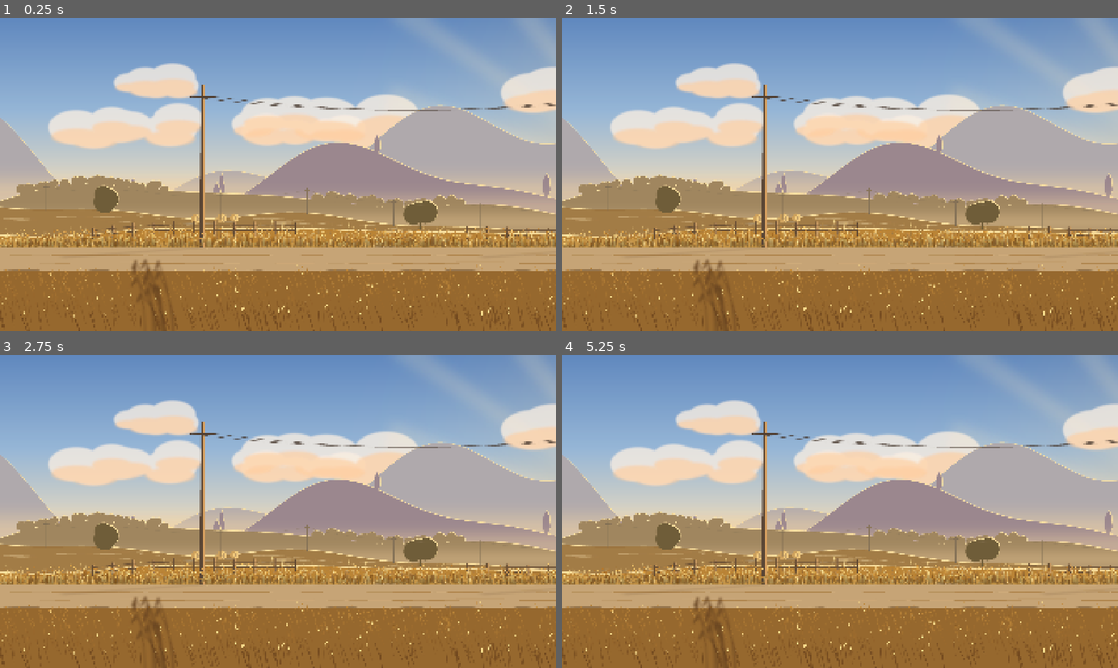
Above: before the commit, frames 1-4 (two rows, left to right).
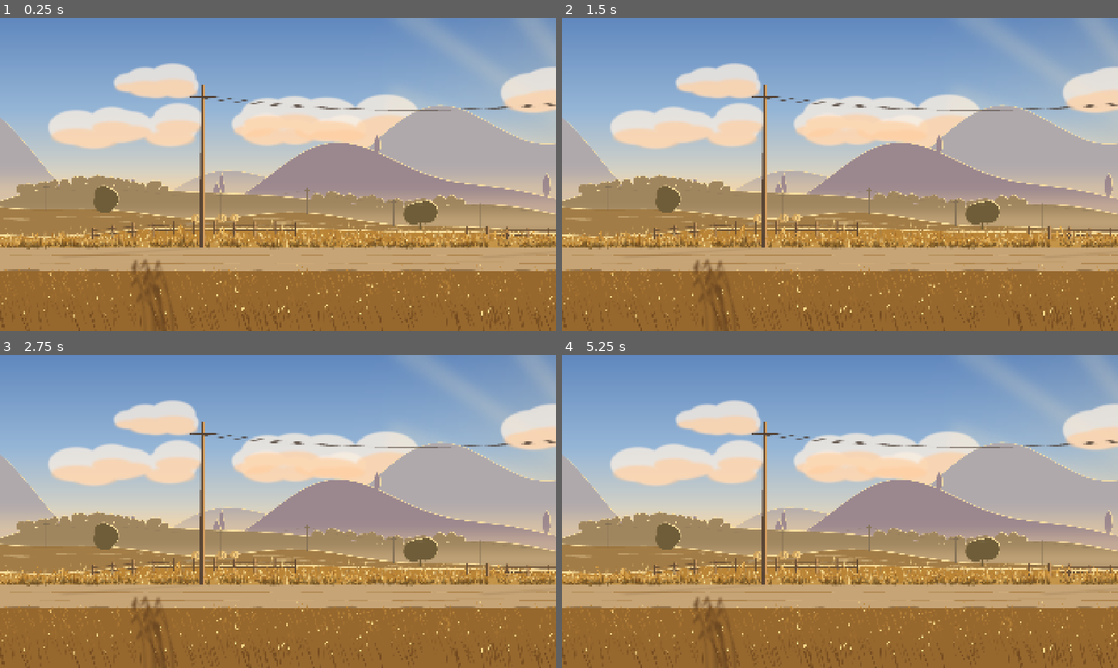
Above: after the commit, the same moments.

Repository: 1jealy/the-way-back
Game: Godot game, scene res://scenes/places/field.tscn
The game is run twice, just before and just after one commit, with the same random seed, the same clock (stepped at 60 frames per second) and the same inputs. This scene is started directly instead of the project's main scene. Sound files missing from this copy of the repository are replaced by a short silence.
Inputs (mouse positions are in pixels of both pictures, inside the frame that each line leads up to):
- Up to frame 1 (0.25 s): no input
- Up to frame 2 (1.5 s): move the mouse to (962, 158) at 0.52 s; hold D (move_right) 0.53-1.28 s; hold F (ask_dog) 0.53-1.28 s; click (962, 158) at 0.67 s; move the mouse to (728, 190) at 1.27 s; hold A (move_left) from 1.28 s (still down); tap E (interact) at 1.35 s
- Up to frame 3 (2.75 s): move the mouse to (333, 442) at 2.02 s; release A (move_left) at 2.03 s; hold D (move_right) from 2.03 s (still down); hold F (ask_dog) from 2.03 s (still down)
- Up to frame 4 (5.25 s): move the mouse to (812, 574) at 2.77 s; release F (ask_dog) at 2.78 s; tap E (interact) at 2.85, 4.35 s; click (812, 574) at 2.92 s; move the mouse to (1006, 558) at 3.52 s; release D (move_right) at 3.53 s; hold F (ask_dog) 3.53-4.28 s; hold A (move_left) from 3.53 s (still down); move the mouse to (673, 464) at 4.27 s; move the mouse to (867, 511) at 5.02 s; hold F (ask_dog) from 5.03 s (still down); click (867, 511) at 5.17 s

The runs differ from the first frame. In frame 1, 2.3% of the frame differs, in the area x 0-100%, y 66-74%; in frame 2, 2.3%; in frame 3, 2.3%; in frame 4, 2.3%.

Commit message:
풀숲: 포기로 모아 심고 이삭 줄기 섞기, 헤치기는 구멍 없이 비켜 눕기 (#142)
- 풀잎을 고르게 깔던 것을 포기(다발)로 모아 부채꼴로 벌어지게 심는다.
  이삭 달린 줄기를 섞고, 끝은 해빛에 밝게. 앞 겹은 어둡고 성긴 실루엣.
- 헤치기: 하윤 둘레가 통째로 비던 것을 가우스로 비켜 눕게(구멍 없음),
  지나간 자리는 출렁이며 돌아온다(player_vel). 휨은 끝이 내려오게(늘어나지 않게).

Co-Authored-By: Claude Opus 5.5 <noreply@anthropic.com>
Claude-Session: https://claude.ai/code/session_01J4uuBjb9dFExxEE8Rhw3pJ

Diff:
--- a/scenes/places/field.tscn
+++ b/scenes/places/field.tscn
@@ -221,18 +221,18 @@
 position = Vector2(3900, 810)
 script = ExtResource("grass_script")
 length = 3350.0
-density = 120.0
+density = 85.0
 front_ratio = 0.4
 back_z = -1
 front_z = 3
 back_root = Vector2(-14, 4)
 front_root = Vector2(70, 210)
 height = Vector2(130, 250)
-blade_width = Vector2(6, 11)
+blade_width = Vector2(5, 9)
 taper = 450.0
 clear_spots = PackedFloat32Array(5340)
 clear_half = 100.0
 sway_px = 12.0
-push_radius = 130.0
-push_px = 85.0
+push_radius = 110.0
+push_px = 46.0
 seed_text = "tall"
--- a/scripts/game/grass_field.gd
+++ b/scripts/game/grass_field.gd
@@ -1,14 +1,16 @@
 class_name GrassField
 extends Node2D
-## 바람에 흔들리는 풀잎(#142). 장면표 2 "하윤이 지나가면 들풀이 갈라진다".
-## 풀잎 한 장 한 장을 MultiMesh로 그리고 shaders/grass.gdshader가 흔든다. 하윤 가까이 있는 풀은
-## 하윤에게서 바깥으로 휘었다가 하윤이 지나가면 돌아온다. 뒤 겹(back_z, 하윤 뒤)과 앞 겹(front_z, 하윤 앞)
-## 두 겹이라 키 큰 풀숲에서는 하윤이 허리까지 파묻힌다. 2-3 날아간 지도(MapChase)가 날아갈 때 풀이 크게 눕는다.
+## 바람에 흔들리는 풀(#142). 장면표 2 "하윤이 지나가면 들풀이 갈라진다".
+## 풀잎을 한 장씩 MultiMesh로 그리고 shaders/grass.gdshader가 흔든다. 풀잎은 고르게 깔지 않고 포기(다발)로 모아
+## 부채꼴로 벌어지게 심고, 그 사이에 이삭 달린 줄기(stalk)를 섞는다. 끝은 해빛에 밝다(배경의 밝은 테와 같은 빛).
+## 하윤이 지나가면 가까운 풀이 하윤에게서 비켜 눕고, 지나간 뒤에는 출렁이며 돌아온다(구멍이 뚫리지 않게 휘기만).
+## 뒤 겹(back_z, 하윤 뒤)과 앞 겹(front_z, 하윤 앞, 어둡고 성긴 실루엣) 두 겹이라 키 큰 풀숲에서는 하윤이 파묻힌다.
+## 2-3 날아간 지도(MapChase)가 날아갈 때 풀이 크게 눕는다.
 ## 장소 씬에 B가 놓는다(Grass_<장면>_<이름>). 원점은 풀숲 왼쪽 끝 땅 위(y = 810). 담당: B(연출, 바람 셰이더).
 
 ## 풀숲 길이(px, 원점에서 오른쪽으로).
 @export var length: float = 2000.0
-## 100px에 풀잎 몇 장.
+## 100px에 풀잎 몇 장(이삭 줄기는 따로 stalk_ratio만큼 더).
 @export var density: float = 60.0
 ## 앞 겹 비율(0 = 모두 하윤 뒤).
 @export_range(0.0, 1.0) var front_ratio: float = 0.0
@@ -20,26 +22,36 @@
 ## 풀잎 키·폭(px).
 @export var height: Vector2 = Vector2(30.0, 80.0)
 @export var blade_width: Vector2 = Vector2(4.0, 7.0)
-## 끝 쪽 키를 양 끝에서 줄이는 구간(px). 풀숲이 갑자기 끝나 보이지 않게.
+## 한 포기의 풀잎 수.
+@export var clump: Vector2i = Vector2i(5, 11)
+## 풀잎 수에 대한 이삭 줄기 비율.
+@export var stalk_ratio: float = 0.12
+## 양 끝에서 키를 줄이는 구간(px). 풀숲이 갑자기 끝나 보이지 않게.
 @export var taper: float = 300.0
-## 풀잎 색(뿌리는 더 어둡게 칠한다). 하나씩 골라 조금씩 흔든다.
+## 풀잎 색(뿌리는 어둡고 끝은 밝게 칠한다). 하나씩 골라 조금씩 흔든다. 배경 가까운 밭(near)의 들풀 색과 같은 계열.
 @export var colors: PackedColorArray = PackedColorArray([
-	Color(0.78, 0.55, 0.24), Color(0.86, 0.64, 0.3), Color(0.72, 0.5, 0.22), Color(0.93, 0.76, 0.42)])
-## 앞 겹 색에 곱한다(가까워서 조금 어둡다).
-@export var front_tint: Color = Color(0.82, 0.76, 0.7)
-## 앞 겹을 비우는 자리(전역 x)와 반폭. 땅에 놓인 물건(방패연)이 가려지지 않게.
+	Color(0.73, 0.52, 0.21), Color(0.8, 0.58, 0.25), Color(0.68, 0.47, 0.2), Color(0.88, 0.68, 0.34)])
+## 앞 겹 색에 곱한다(가까워서 어두운 실루엣. 배경의 흐린 앞 층 들풀과 같게).
+@export var front_tint: Color = Color(0.66, 0.52, 0.42)
+## 앞 겹 밀도에 곱한다(성기게 — 사이로 하윤이 보이게).
+@export var front_sparse: float = 0.85
+## 앞 겹을 비우는 자리(전역 x)와 반폭. 땅에 놓인 물건(연)이 가려지지 않게.
 @export var clear_spots: PackedFloat32Array = PackedFloat32Array()
 @export var clear_half: float = 90.0
 @export var sway_px: float = 9.0
 @export var push_radius: float = 120.0
-@export var push_px: float = 70.0
+@export var push_px: float = 40.0
 @export var seed_text: String = "grass"
 
 var back: MultiMeshInstance2D
 var front: MultiMeshInstance2D
+var back_stalks: MultiMeshInstance2D
+var front_stalks: MultiMeshInstance2D
 var gust: float = 0.0
 var _mat: ShaderMaterial
 var _gust_tween: Tween
+var _player_vel: float = 0.0
+var _last_player_x: float = NAN
 
 
 func _ready() -> void:
@@ -53,8 +65,11 @@
 	rng.seed = hash(seed_text)
 	var total := int(length / 100.0 * density)
 	var n_front := int(total * front_ratio)
-	back = _build("Back", total - n_front, back_z, back_root, Color.WHITE, rng, false)
-	front = _build("Front", n_front, front_z, front_root, front_tint, rng, true)
+	var n_back := total - n_front
+	back = _build("Back", _blade_mesh(), n_back, back_z, back_root, Color.WHITE, rng, false, 1.0)
+	front = _build("Front", _blade_mesh(), n_front, front_z, front_root, front_tint, rng, true, 1.0)
+	back_stalks = _build("BackStalks", _stalk_mesh(), int(n_back * stalk_ratio), back_z, back_root, Color.WHITE, rng, false, 1.15)
+	front_stalks = _build("FrontStalks", _stalk_mesh(), int(n_front * stalk_ratio), front_z, front_root, front_tint, rng, true, 1.15)
 	_connect_wind.call_deferred()
 
 
@@ -65,32 +80,50 @@
 			mc.blown_away.connect(blow)
 
 
-func _build(node_name: String, count: int, z: int, root: Vector2, tint: Color,
-		rng: RandomNumberGenerator, is_front: bool) -> MultiMeshInstance2D:
+## count장을 포기로 모아 심는다. 포기 가운데가 키가 크고, 바깥 잎일수록 부채꼴로 벌어진다.
+func _build(node_name: String, mesh: Mesh, count: int, z: int, root: Vector2, tint: Color,
+		rng: RandomNumberGenerator, is_front: bool, tall: float) -> MultiMeshInstance2D:
 	var mm := MultiMesh.new()
 	mm.transform_format = MultiMesh.TRANSFORM_2D
 	mm.use_colors = true
 	mm.use_custom_data = true
-	mm.mesh = _blade_mesh()
-	var items: Array = []
-	var tries := 0
-	while items.size() < count and tries < count * 3:
-		tries += 1
-		var x := rng.randf() * length
-		if is_front and _cleared(global_position.x + x):
+	mm.mesh = mesh
+	var want := count
+	if is_front:
+		want = int(count * front_sparse)
+	var blades: Array = []  # [x, y, h, wd, lean]
+	var guard := 0
+	while blades.size() < want and guard < want * 4:
+		guard += 1
+		var cx := rng.randf() * length
+		if is_front and _cleared(global_position.x + cx):
 			continue
-		items.append(x)
-	mm.instance_count = items.size()
-	for i in items.size():
-		var x: float = items[i]
-		var edge := clampf(minf(x, length - x) / maxf(taper, 1.0), 0.0, 1.0)
-		var h := rng.randf_range(height.x, height.y) * lerpf(0.35, 1.0, edge)
-		var wd := rng.randf_range(blade_width.x, blade_width.y)
-		var y := rng.randf_range(root.x, root.y)
-		var t := Transform2D(Vector2(wd, 0.0), Vector2(0.0, h), Vector2(x, y))
-		mm.set_instance_transform_2d(i, t)
+		var edge := clampf(minf(cx, length - cx) / maxf(taper, 1.0), 0.0, 1.0)
+		var tallest := rng.randf_range(height.x, height.y) * lerpf(0.35, 1.0, edge) * tall
+		var cy := rng.randf_range(root.x, root.y)
+		var n := rng.randi_range(clump.x, clump.y)
+		for k in n:
+			if blades.size() >= want:
+				break
+			var u := rng.randf_range(-1.0, 1.0)  # -1 왼쪽 바깥 잎 … 1 오른쪽 바깥 잎
+			var x := cx + u * 12.0 + rng.randf_range(-3.0, 3.0)
+			if is_front and _cleared(global_position.x + x):
+				continue
+			var h := tallest * lerpf(1.0, 0.55, absf(u)) * rng.randf_range(0.85, 1.05)
+			var lean := u * h * rng.randf_range(0.25, 0.45)  # 부채꼴로 벌어진다(끝이 이만큼 옆으로)
+			blades.append([x, cy + rng.randf_range(-3.0, 3.0), h, rng.randf_range(blade_width.x, blade_width.y), lean])
+	mm.instance_count = blades.size()
+	for i in blades.size():
+		var b: Array = blades[i]
+		var x: float = b[0]
+		var y: float = b[1]
+		var h: float = b[2]
+		var wd: float = b[3]
+		var lean: float = b[4]
+		# 풀잎 메시는 키 1(위가 -y), 폭 1. y축에 기울기(-lean)를 넣으면 끝이 lean만큼 옆으로 간다.
+		mm.set_instance_transform_2d(i, Transform2D(Vector2(wd, 0.0), Vector2(-lean, h), Vector2(x, y)))
 		var c: Color = colors[rng.randi() % colors.size()]
-		c = c.lightened(rng.randf_range(-0.08, 0.1)) * tint
+		c = c.lightened(rng.randf_range(-0.06, 0.08)) * tint
 		c.a = 1.0
 		mm.set_instance_color(i, c)
 		mm.set_instance_custom_data(i, Color(x, floorf(wd * 10.0) + rng.randf() * 0.999, h, y))
@@ -111,22 +144,35 @@
 	return false
 
 
-## 풀잎 한 장: 키 1, 폭 1. 뿌리(0,0)에서 위(-y)로 가늘어지며 살짝 휜다. 뿌리는 어둡고 투명하게(땅에 녹게), 끝은 밝다.
+## 풀잎 한 장: 키 1, 폭 1. 뿌리(0,0)에서 위(-y)로 가늘어지며 살짝 휜다.
+## 색: 뿌리는 어둡고 투명하게(땅에 녹게), 위로 갈수록 밝고, 끝은 해빛에 더 밝다.
 static func _blade_mesh() -> ArrayMesh:
+	return _strip_mesh(func(t: float) -> float: return 0.5 * (1.0 - t * 0.94), 7)
+
+
+## 이삭 줄기: 가는 줄기 끝에 길쭉한 이삭이 달린다.
+static func _stalk_mesh() -> ArrayMesh:
+	return _strip_mesh(func(t: float) -> float:
+		if t < 0.72:
+			return 0.16
+		var u := (t - 0.72) / 0.28
+		return 0.16 + 0.5 * sin(u * PI) * (1.0 - u * 0.4), 10)
+
+
+static func _strip_mesh(half_width: Callable, seg: int) -> ArrayMesh:
 	var verts := PackedVector2Array()
 	var uvs := PackedVector2Array()
 	var cols := PackedColorArray()
 	var idx := PackedInt32Array()
-	var seg := 6
 	for i in seg + 1:
 		var t := float(i) / seg  # 0 = 뿌리
-		var half := 0.5 * (1.0 - t * 0.92)
-		var cx := -0.9 * t * t  # 끝이 왼쪽으로 조금 휜다(폭 단위)
-		var shade := lerpf(0.55, 1.08, t)
+		var half: float = half_width.call(t)
+		var cx := -0.6 * t * t  # 끝이 왼쪽으로 조금 휜다(폭 단위)
+		var shade := lerpf(0.5, 1.0, smoothstep(0.0, 0.7, t)) + smoothstep(0.75, 1.0, t) * 0.28
 		for side in [-1.0, 1.0]:
 			verts.append(Vector2(cx + side * half, -t))
 			uvs.append(Vector2(0.5 + side * 0.5, 1.0 - t))
-			cols.append(Color(shade, shade, shade, smoothstep(0.0, 0.3, t)))  # 뿌리는 땅에 녹는다
+			cols.append(Color(shade, shade, shade, smoothstep(0.0, 0.3, t)))
 	for i in seg:
 		var a := i * 2
 		idx.append_array([a, a + 1, a + 2, a + 1, a + 3, a + 2])
@@ -141,12 +187,18 @@
 	return mesh
 
 
-func _process(_delta: float) -> void:
+func _process(delta: float) -> void:
 	_mat.set_shader_parameter("origin", global_position)
 	_mat.set_shader_parameter("gust", gust)
 	var player := get_tree().get_first_node_in_group("player") as Node2D
 	if player:
+		var px := player.global_position.x
+		if not is_nan(_last_player_x) and delta > 0.0:
+			var v := clampf((px - _last_player_x) / delta, -600.0, 600.0)
+			_player_vel = lerpf(_player_vel, v, minf(1.0, delta * 6.0))
+		_last_player_x = px
 		_mat.set_shader_parameter("player_pos", player.global_position)
+		_mat.set_shader_parameter("player_vel", _player_vel)
 
 
 ## 센 바람 한 번: 풀이 크게 눕었다가 천천히 일어난다.
--- a/shaders/grass.gdshader
+++ b/shaders/grass.gdshader
@@ -2,17 +2,20 @@
 // 풀잎 한 장(GrassField의 MultiMesh 인스턴스, #142). UV.y: 0 = 끝, 1 = 뿌리.
 // INSTANCE_CUSTOM: r = 뿌리 x(노드 기준), g = 폭(px)×10의 정수부 + 흔들림 위상(소수부), b = 키(px), a = 뿌리 y(노드 기준).
 // VERTEX는 인스턴스 변환(폭·키로 늘이기) 전의 풀잎 좌표(키 1, 폭 1)라, 픽셀로 구한 휨을 폭·키로 나눠 더한다.
-// 바람은 왼쪽으로 분다(그림의 풀도 왼쪽으로 눕는다). 하윤 가까이 있는 풀은 하윤에게서 바깥으로 휜다.
+// 끝이 옆으로 가는 만큼 내려와 풀잎이 늘어나지 않고 휘어 보인다.
+// 바람은 왼쪽으로 분다(그림의 풀도 왼쪽으로 눕는다). 하윤 가까이 있는 풀은 하윤에게서 비켜 눕고,
+// 지나간 자리는 출렁이며 돌아온다(player_vel이 있을 때 하윤 뒤쪽).
 
 uniform vec2 origin = vec2(0.0);          // 노드의 전역 자리
 uniform float sway_px = 9.0;              // 평소 끝이 흔들리는 폭(키 120px 기준)
-uniform float lean_px = 10.0;             // 늘 왼쪽으로 기운 정도
+uniform float lean_px = 9.0;              // 늘 왼쪽으로 기운 정도
 uniform float gust = 0.0;                 // 0~1 센 바람(게임이 올렸다 내린다)
 uniform float wave_speed = 240.0;         // 바람 물결이 왼쪽으로 지나가는 빠르기(px/초)
 uniform float wave_len = 1100.0;
 uniform vec2 player_pos = vec2(-100000.0, 0.0);
+uniform float player_vel = 0.0;           // 하윤이 걷는 빠르기(px/초, 부호는 방향)
 uniform float push_radius = 120.0;
-uniform float push_px = 70.0;
+uniform float push_px = 40.0;
 
 void vertex() {
 	float bend = pow(1.0 - UV.y, 1.7);
@@ -23,12 +26,22 @@
 	float k = h / 120.0;
 	float sway = sin(TIME * 1.9 + phase + wx * 0.004) * 0.65 + sin(TIME * 0.8 + wx * 0.0017) * 0.35;
 	float wave = smoothstep(0.35, 1.0, sin((wx + TIME * wave_speed) * 6.2832 / wave_len));
-	float dx = (sway * sway_px - lean_px * (1.0 + wave * 1.6 + gust * 3.5)) * bend * k;
-	// 하윤이 헤친다: 뿌리가 하윤 발 가까이(가로·세로) 있으면 바깥으로 휘고 조금 눌린다.
+	float tip = (sway * sway_px - lean_px * (1.0 + wave * 1.6 + gust * 3.5)) * k;
+	// 하윤이 헤친다: 가까울수록 크게 비켜 눕는다(가우스 — 가운데가 비지 않게).
 	float d = wx - player_pos.x;
-	float near = 1.0 - smoothstep(push_radius * 0.25, push_radius, abs(d));
+	float rel = d / push_radius;
+	float near = exp(-rel * rel * 2.2);
 	near *= 1.0 - smoothstep(130.0, 220.0, abs(origin.y + INSTANCE_CUSTOM.a - player_pos.y));
-	dx += sign(d) * near * push_px * bend * min(k, 1.6);
+	float side = d / (abs(d) + 18.0);  // 바로 앞의 풀은 덜 갈라진다
+	tip += side * near * push_px * min(k, 1.8);
+	// 지나간 자리: 하윤 뒤쪽 풀이 출렁이며 돌아온다.
+	float moving = clamp(abs(player_vel) / 300.0, 0.0, 1.0);
+	float behind = -d * sign(player_vel);
+	float wake = step(0.0, behind) * exp(-behind / 170.0) * sin(behind * 0.05 - TIME * 9.0) * moving;
+	wake *= 1.0 - smoothstep(130.0, 220.0, abs(origin.y + INSTANCE_CUSTOM.a - player_pos.y));
+	tip += wake * 14.0 * min(k, 1.8);
+	float dx = tip * bend;
+	float dy = (tip * tip) / (2.0 * h) * bend;  // 옆으로 간 만큼 끝이 내려온다(휘기)
 	VERTEX.x += dx / w;
-	VERTEX.y += near * bend * 0.22;
+	VERTEX.y += dy / h;
 }
Not shown, changed: CLAUDE.md
